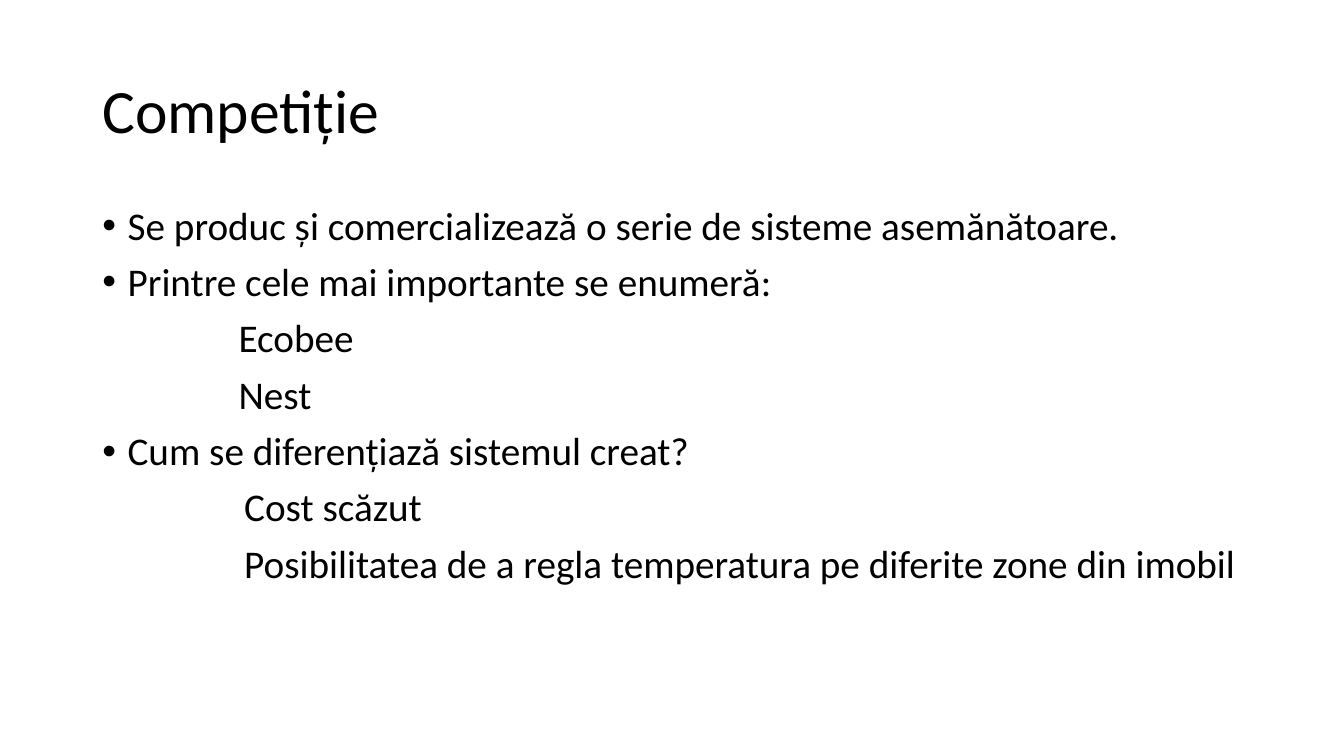
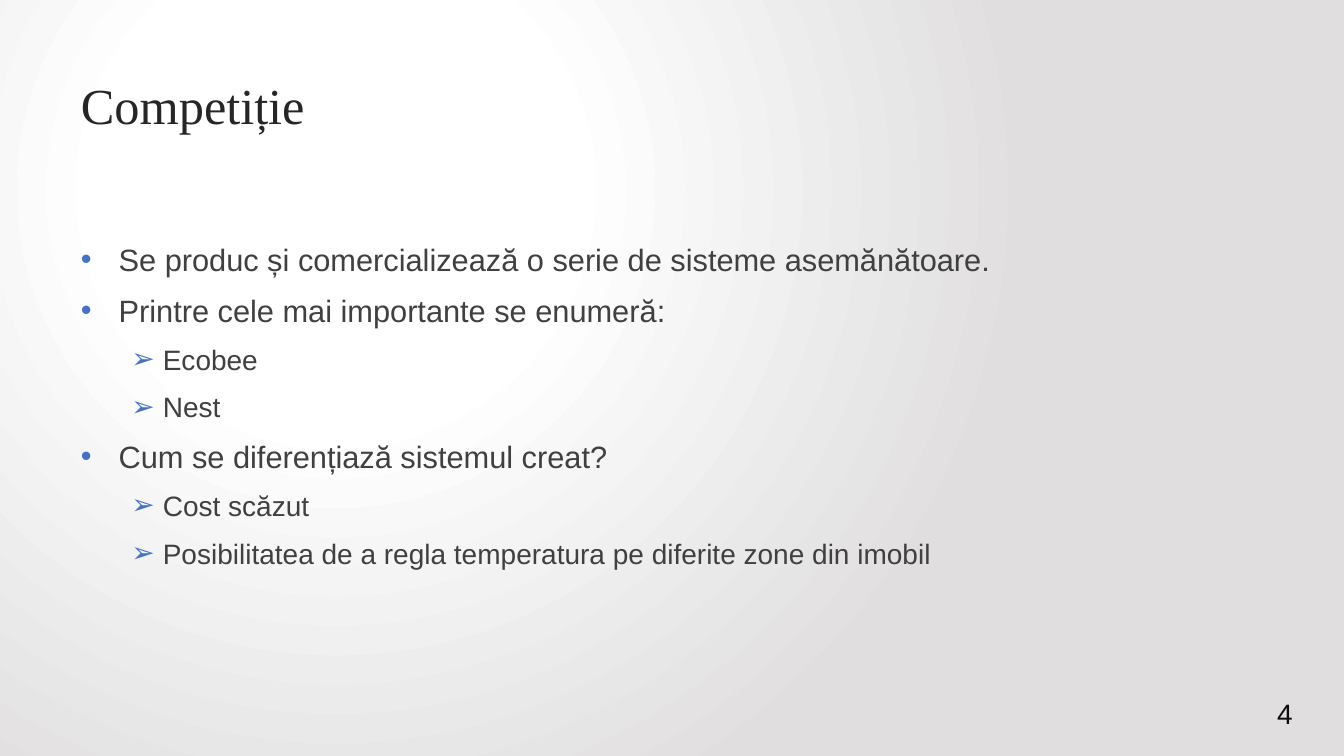
Before and after one commit to VitomirDragan/TemperatureManagement-IOT-, a slide deck: slide 4 of Prezentare/Termostat inteligent controlat printr-o aplicație web.pptx (slide 5 before the commit). Drawn at 1344x756 pixels with LibreOffice and Linux fonts; fonts in the diff are those of the drawing. Boxes give left, top, right and bottom in pixels: in the first picture for what was removed or moved away, otherwise in the second. Text is boxed around its words. In the diff, an @@ line names an element or a change of style, - is before the commit and + after.

```diff
--- a/Prezentare/Termostat inteligent controlat printr-o aplicație web.pptx
+++ b/Prezentare/Termostat inteligent controlat printr-o aplicație web.pptx
@@ background #FFFFFF to gradient #FFFFFF to #E1DFDF @@
@@ title "Competiție": place and size @@
-title "Competiție" at (102, 90, 379, 145)
+title "Competiție" at (81, 90, 305, 134)
@@ title "Competiție" at (81, 90, 305, 134): size 44 to 36 pt, font Calibri to Times New Roman, text colour #000000 to #262626; line spacing 0.9 to 1; vertical alignment middle to top @@
@@ text "Se produc și comercializează o ...": place and size @@
-text "Se produc și comercializează o ..." at (128, 212, 1235, 585)
+text "Se produc și comercializează o ..." at (119, 248, 990, 569)
@@ text "Se produc și comercializează o ..." at (119, 248, 990, 569): size 28 to 22 pt in "Se produc și comercializează o serie de ...", "Printre cele mai importante se enumeră:", "Cum se diferențiază sistemul creat?"; font Calibri to Arial, text colour #000000 to #404040; size 28 to 20 pt in "Ecobee", "Nest", "Cost scăzut", "Posibilitatea de a regla temperatura pe diferite ..."; alignment left to justified; indent changed; line spacing 0.9 to 1; bullet none to ➢; list level 1 to 2 in "Ecobee"; list level 1 to 2 in "Nest"; list level 1 to 2 in "Cost scăzut"; list level 1 to 2 in "Posibilitatea de a regla temperatura ..." @@
@@ page number added at (1277, 704, 1293, 724), 20 pt, text #0D0D0D @@
+4
```
Also in this commit, not shown: 3 other slides changed, 8 slides added, 3 slides removed, 8 other files.
